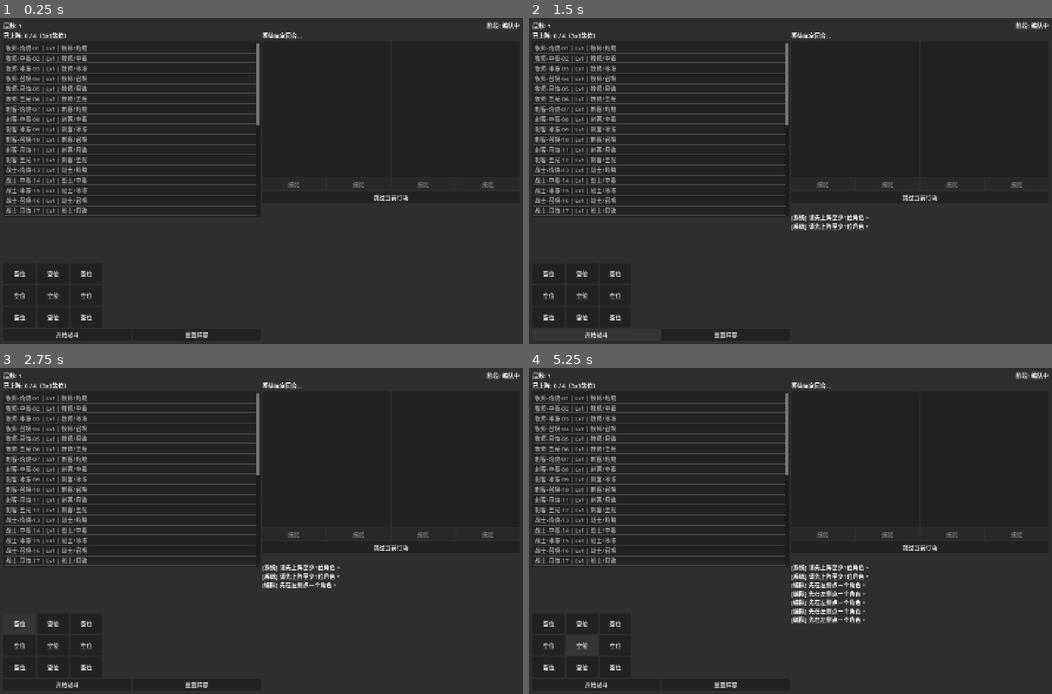
Above: before the commit, frames 1-4 (two rows, left to right).
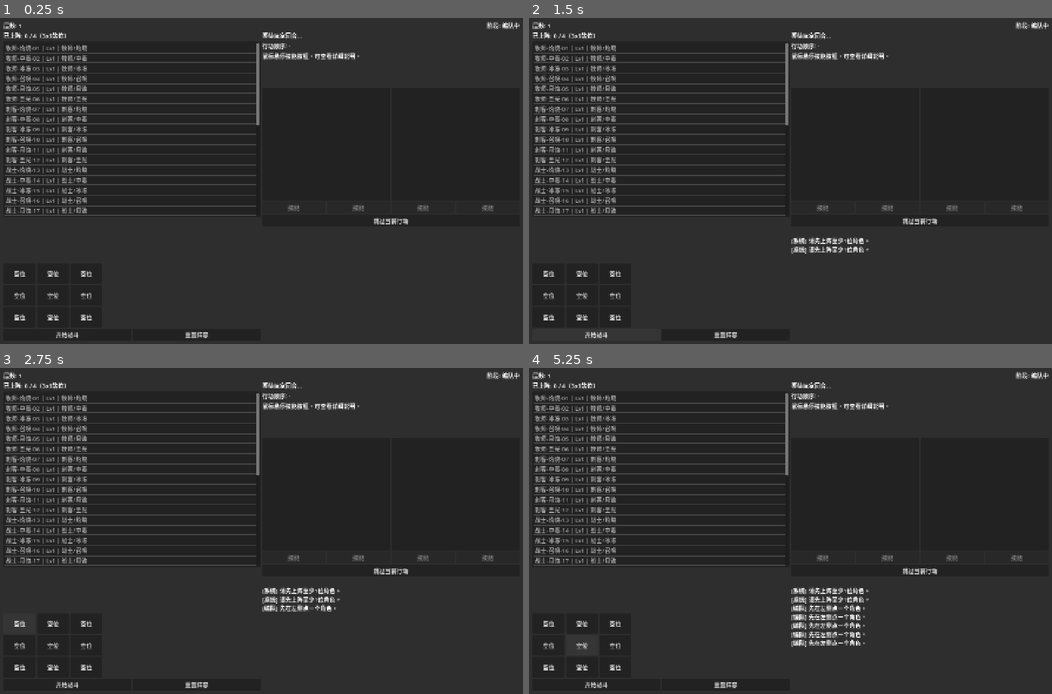
Above: after the commit, the same moments.

Repository: xcyh666/desktop-pet
Game: Godot game, scene res://tscn/rpg_main.tscn
The game is run twice, just before and just after one commit, with the same random seed, the same clock (stepped at 60 frames per second) and the same inputs.
Inputs:
- Up to frame 1 (0.25 s): no input
- Up to frame 2 (1.5 s): click "开始战斗" at 0.5 s; click "开始战斗" at 1.25 s
- Up to frame 3 (2.75 s): click "空位" at 2 s
- Up to frame 4 (5.25 s): click "空位" at 2.75 s; click "空位" at 3.5 s; click "空位" at 4.25 s; click "空位" at 5 s

The runs differ from the first frame. In frame 1, 0.8% of the frame differs, in the area x 50-95%, y 7-64%; in frame 2, 1.6%; in frame 3, 2.0%; in frame 4, 2.9%, in the area x 50-95%, y 7-86%.

Commit message:
feat: add skill hover tooltip, active unit highlight, and turn order UI

Diff:
--- a/tscn/rpg_main.gd
+++ b/tscn/rpg_main.gd
@@ -42,6 +42,8 @@
 @onready var skill_buttons: Array[Button] = [$Root/Margin/VBox/Body/BattlePanel/SkillRow/Skill1, $Root/Margin/VBox/Body/BattlePanel/SkillRow/Skill2, $Root/Margin/VBox/Body/BattlePanel/SkillRow/Skill3, $Root/Margin/VBox/Body/BattlePanel/SkillRow/Skill4]
 @onready var battle_log: RichTextLabel = $Root/Margin/VBox/Body/BattlePanel/BattleLog
 @onready var battle_hint: Label = $Root/Margin/VBox/Body/BattlePanel/BattleHint
+@onready var turn_order_label: Label = $Root/Margin/VBox/Body/BattlePanel/TurnOrderLabel
+@onready var skill_tooltip: RichTextLabel = $Root/Margin/VBox/Body/BattlePanel/SkillTooltip
 @onready var next_turn_button: Button = $Root/Margin/VBox/Body/BattlePanel/NextTurnButton
 
 var heroes: Array[Dictionary] = []
@@ -120,6 +122,8 @@
 	next_turn_button.pressed.connect(_force_next_turn)
 	for i in skill_buttons.size():
 		skill_buttons[i].pressed.connect(_on_skill_pressed.bind(i))
+		skill_buttons[i].mouse_entered.connect(_on_skill_hovered.bind(i))
+		skill_buttons[i].mouse_exited.connect(_on_skill_unhovered)
 
 func _refresh_all_ui() -> void:
 	_refresh_stage_mode()
@@ -151,6 +155,8 @@
 		ally_list.add_item(_battle_unit_text(unit))
 	for unit in enemies:
 		enemy_list.add_item(_battle_unit_text(unit))
+	_highlight_active_unit()
+	_update_turn_order_display()
 
 func _refresh_skill_buttons() -> void:
 	for btn in skill_buttons:
@@ -158,6 +164,7 @@
 		btn.text = "技能"
 	if active_unit.is_empty() or not bool(active_unit.get("is_player", false)):
 		battle_hint.text = "等待玩家回合..."
+		skill_tooltip.text = "鼠标悬停技能按钮，可查看详细说明。"
 		return
 	var skills: Array = active_unit["skills"]
 	for i in min(4, skills.size()):
@@ -167,6 +174,17 @@
 			skill_buttons[i].text = str(skill.get("name", "技能"))
 			skill_buttons[i].disabled = false
 	battle_hint.text = "请选择技能，再点目标（敌方/我方）"
+
+func _on_skill_hovered(index: int) -> void:
+	if active_unit.is_empty():
+		return
+	var skills: Array = active_unit.get("skills", [])
+	if index >= skills.size() or not (skills[index] is Dictionary):
+		return
+	skill_tooltip.text = _skill_detail(skills[index])
+
+func _on_skill_unhovered() -> void:
+	skill_tooltip.text = "鼠标悬停技能按钮，可查看详细说明。"
 
 func _on_roster_selected(index: int) -> void:
 	hero_info.text = _hero_detail(heroes[index])
@@ -280,6 +298,7 @@
 		turn_queue = turn_queue.filter(func(u: Dictionary): return u["hp"] > 0)
 		turn_queue.sort_custom(func(a: Dictionary, b: Dictionary): return a["spd"] > b["spd"])
 	active_unit = turn_queue.pop_front()
+	_update_turn_order_display()
 	if active_unit["hp"] <= 0:
 		_next_turn()
 		return
@@ -290,6 +309,7 @@
 		_refresh_battle_lists()
 		_next_turn()
 		return
+	_highlight_active_unit()
 	if active_unit["is_player"]:
 		battle_hint.text = "轮到 %s，先点技能再点目标。" % active_unit["name"]
 		_refresh_skill_buttons()
@@ -422,11 +442,14 @@
 func _check_battle_end() -> bool:
 	if allies.is_empty():
 		battle_active = false
+		active_unit.clear()
 		battle_log.append_text("\n[失败] 队伍被击败，可重新编队再挑战。")
 		_refresh_stage_mode()
+		_refresh_battle_lists()
 		return true
 	if enemies.is_empty():
 		battle_active = false
+		active_unit.clear()
 		var reward := 30 + tower_floor * 10
 		_apply_rewards(reward)
 		battle_log.append_text("\n[胜利] 通关第%d层，获得全队经验 %d。" % [tower_floor, reward])
@@ -437,6 +460,7 @@
 			battle_log.append_text("\n[爬塔] 即将进入Boss层，允许重新编辑阵容，且角色状态已回满。")
 		_refresh_stage_mode()
 		_refresh_roster()
+		_refresh_battle_lists()
 		return true
 	return false
 
@@ -477,3 +501,57 @@
 		text += "- %s\n" % skill["name"]
 	text += "克制: %s 克制 %s" % [hero["talent"], TALENT_COUNTER[hero["talent"]]]
 	return text
+
+func _highlight_active_unit() -> void:
+	ally_list.deselect_all()
+	enemy_list.deselect_all()
+	if active_unit.is_empty() or not battle_active:
+		return
+	if bool(active_unit.get("is_player", false)):
+		for i in allies.size():
+			if allies[i]["id"] == active_unit["id"]:
+				ally_list.select(i)
+				break
+	else:
+		for i in enemies.size():
+			if enemies[i]["id"] == active_unit["id"]:
+				enemy_list.select(i)
+				break
+
+func _update_turn_order_display() -> void:
+	if not battle_active:
+		turn_order_label.text = "行动顺序: -"
+		return
+	var names: Array[String] = []
+	if not active_unit.is_empty() and active_unit["hp"] > 0:
+		names.append("当前:%s" % active_unit["name"])
+	for unit in turn_queue:
+		if unit["hp"] > 0:
+			names.append(unit["name"])
+		if names.size() >= 8:
+			break
+	turn_order_label.text = "行动顺序: %s" % (" -> ".join(names) if not names.is_empty() else "计算中...")
+
+func _skill_detail(skill: Dictionary) -> String:
+	var target_map := {"enemy": "敌方", "ally": "我方", "self": "自身"}
+	var kind_map := {"damage": "伤害", "heal": "治疗", "buff": "增益"}
+	var lines := PackedStringArray()
+	lines.append("[b]%s[/b]" % str(skill.get("name", "技能")))
+	lines.append("类型: %s" % str(kind_map.get(skill.get("kind", "damage"), "效果")))
+	lines.append("目标: %s" % str(target_map.get(skill.get("target", "enemy"), "目标")))
+	lines.append("基础强度: %d" % int(skill.get("power", 0)))
+	if skill.has("hits"):
+		lines.append("连击次数: %d" % int(skill["hits"]))
+	if skill.has("apply_status"):
+		lines.append("附加状态: %s" % str(skill["apply_status"]))
+	if skill.has("buff_attack"):
+		lines.append("效果: 提升攻击 %.0f%%" % (float(skill["buff_attack"]) * 100.0))
+	if skill.has("buff_defense"):
+		lines.append("效果: 提升防御 %.0f%%" % (float(skill["buff_defense"]) * 100.0))
+	if skill.has("debuff_attack"):
+		lines.append("效果: 降低目标攻击 %.0f%%" % (float(skill["debuff_attack"]) * 100.0))
+	if bool(skill.get("summon_bonus", false)):
+		lines.append("特性: 召唤追加伤害")
+	if bool(skill.get("cleanse", false)):
+		lines.append("特性: 清除目标异常状态")
+	return "\n".join(lines)
--- a/tscn/rpg_main.tscn
+++ b/tscn/rpg_main.tscn
@@ -98,6 +98,17 @@
 layout_mode = 2
 text = "战斗提示"
 
+[node name="TurnOrderLabel" type="Label" parent="Root/Margin/VBox/Body/BattlePanel"]
+layout_mode = 2
+text = "行动顺序: -"
+
+[node name="SkillTooltip" type="RichTextLabel" parent="Root/Margin/VBox/Body/BattlePanel"]
+custom_minimum_size = Vector2(300, 96)
+layout_mode = 2
+bbcode_enabled = true
+fit_content = true
+text = "鼠标悬停技能按钮，可查看详细说明。"
+
 [node name="Lists" type="HBoxContainer" parent="Root/Margin/VBox/Body/BattlePanel"]
 layout_mode = 2
 size_flags_vertical = 3
